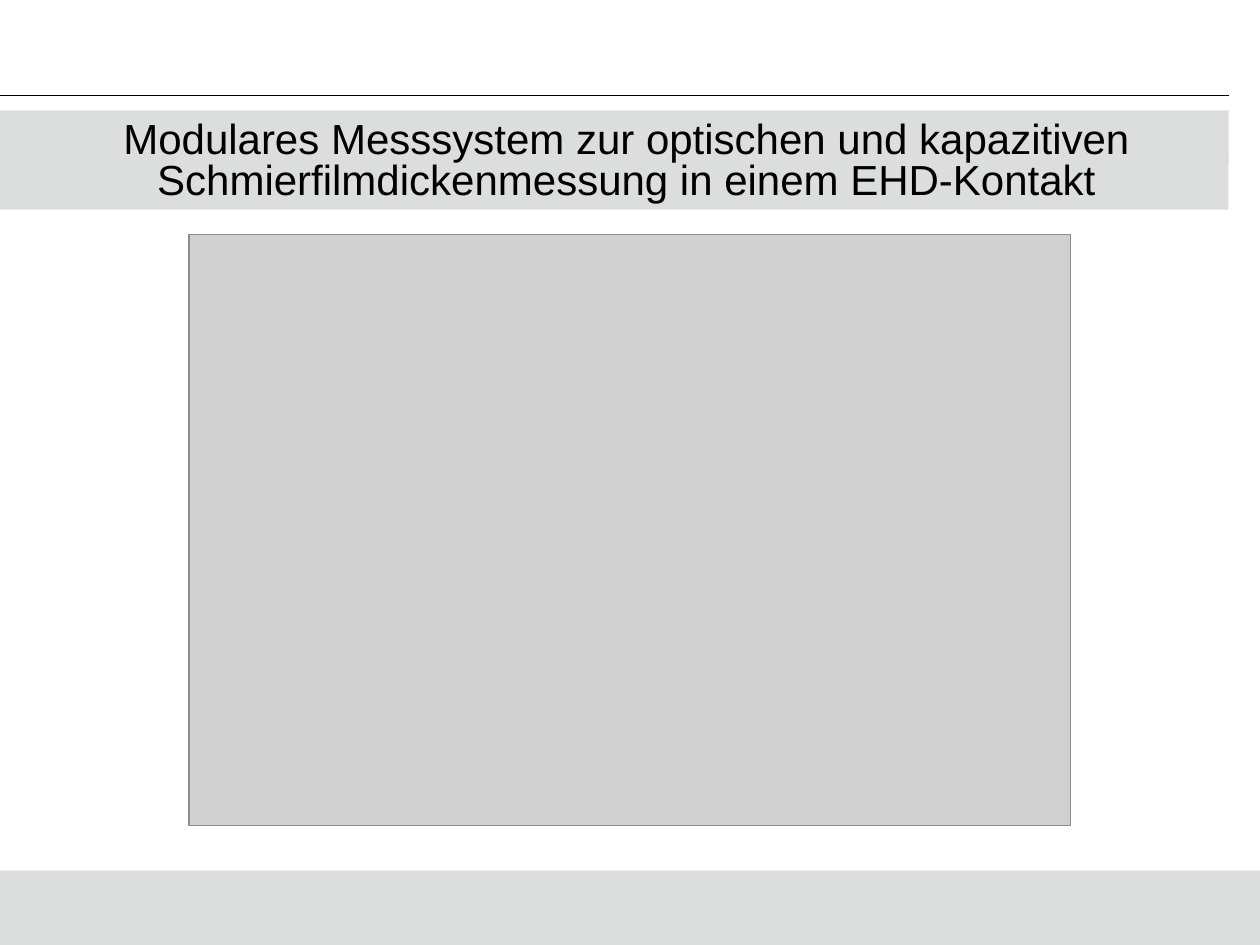
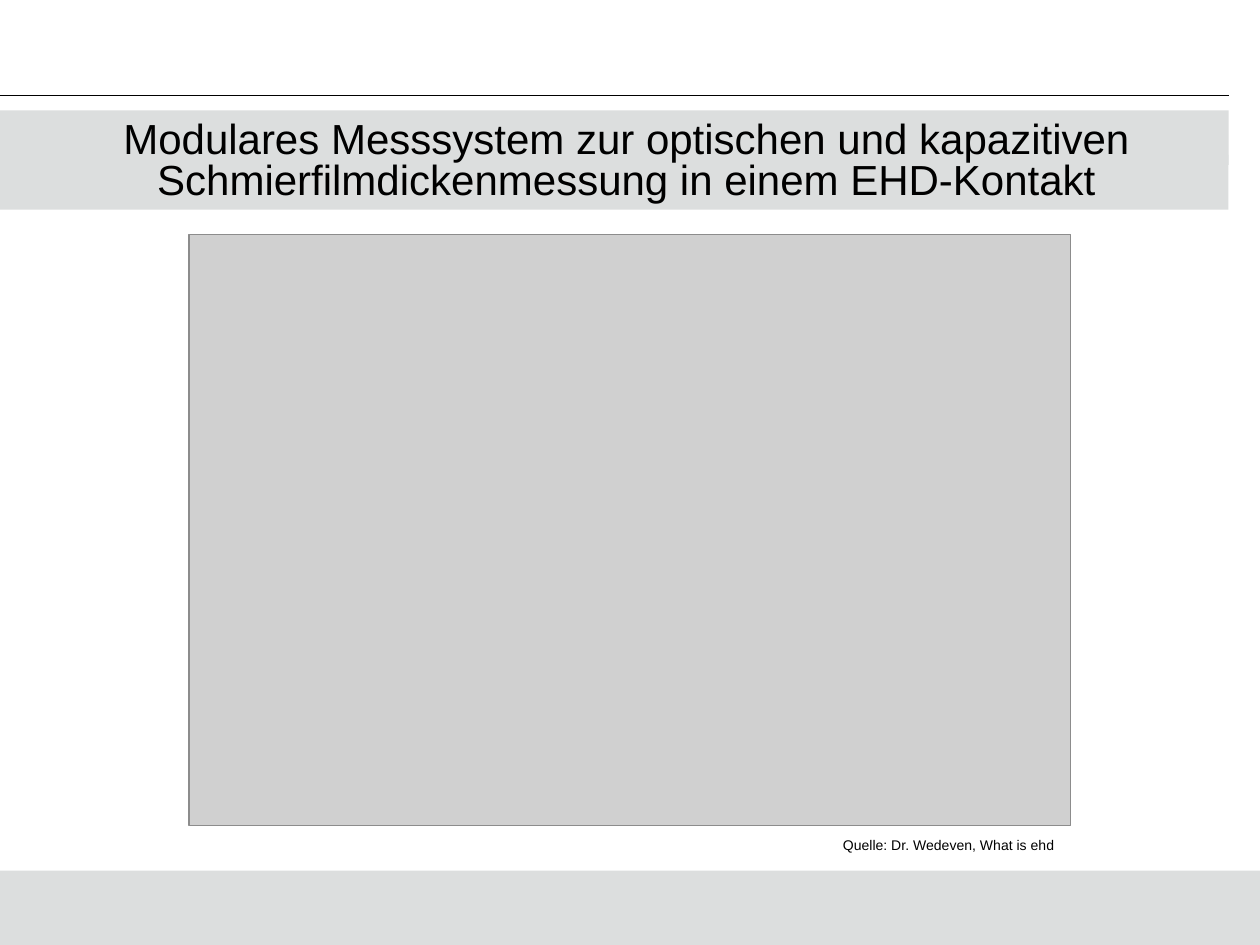
Before and after one commit to ngocminhdao88/dao_masterarbeit, a slide deck: slide 1 of presentations/ziel_der_arbeit_vw.pptx. Drawn at 1260x945 pixels with LibreOffice and Linux fonts; fonts in the diff are those of the drawing; grey boxes stand for pictures; background and template pictures are left out. Boxes give left, top, right and bottom in pixels: in the first picture for what was removed or moved away, otherwise in the second. Text is boxed around its words. In the diff, an @@ line names an element or a change of style, - is before the commit and + after.

```diff
--- a/presentations/ziel_der_arbeit_vw.pptx
+++ b/presentations/ziel_der_arbeit_vw.pptx
@@ text added at [843, 840, 1054, 853], 8 pt, text #000000 @@
+Quelle: Dr. Wedeven, What is ehd
```
Also in this commit, not shown: 13 other slides changed, 2 slides added, 10 other files.
